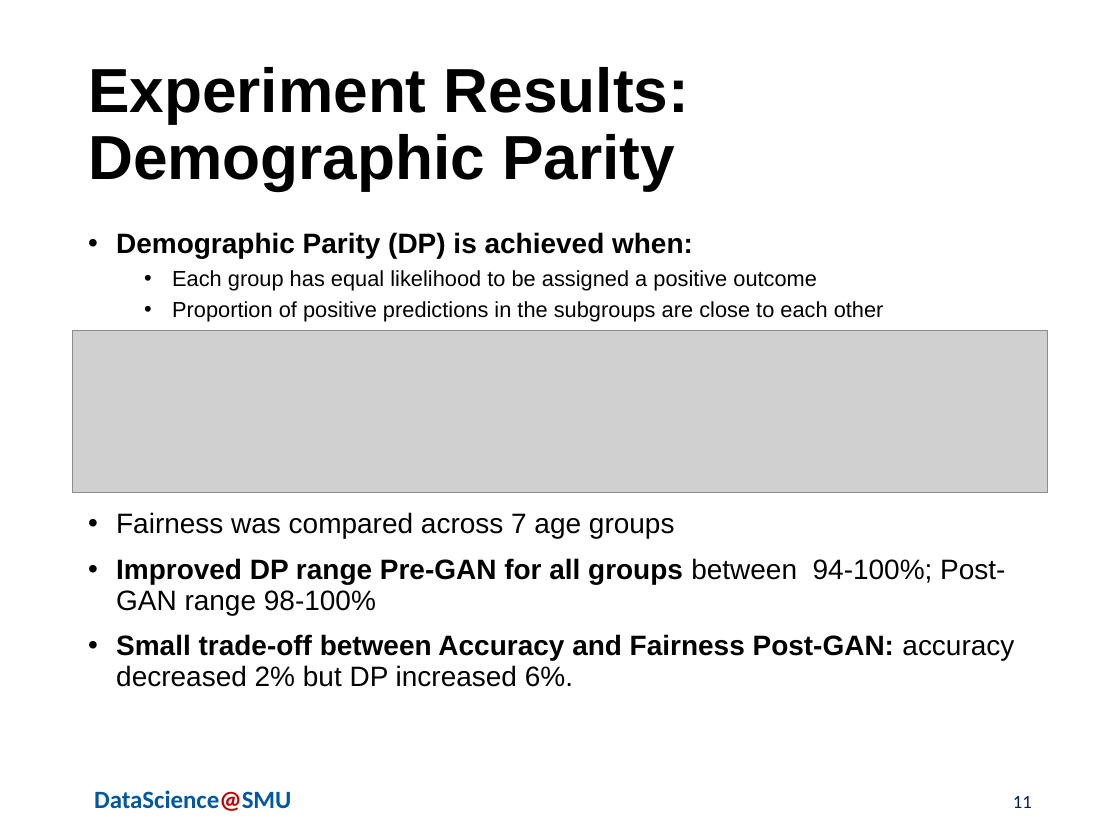
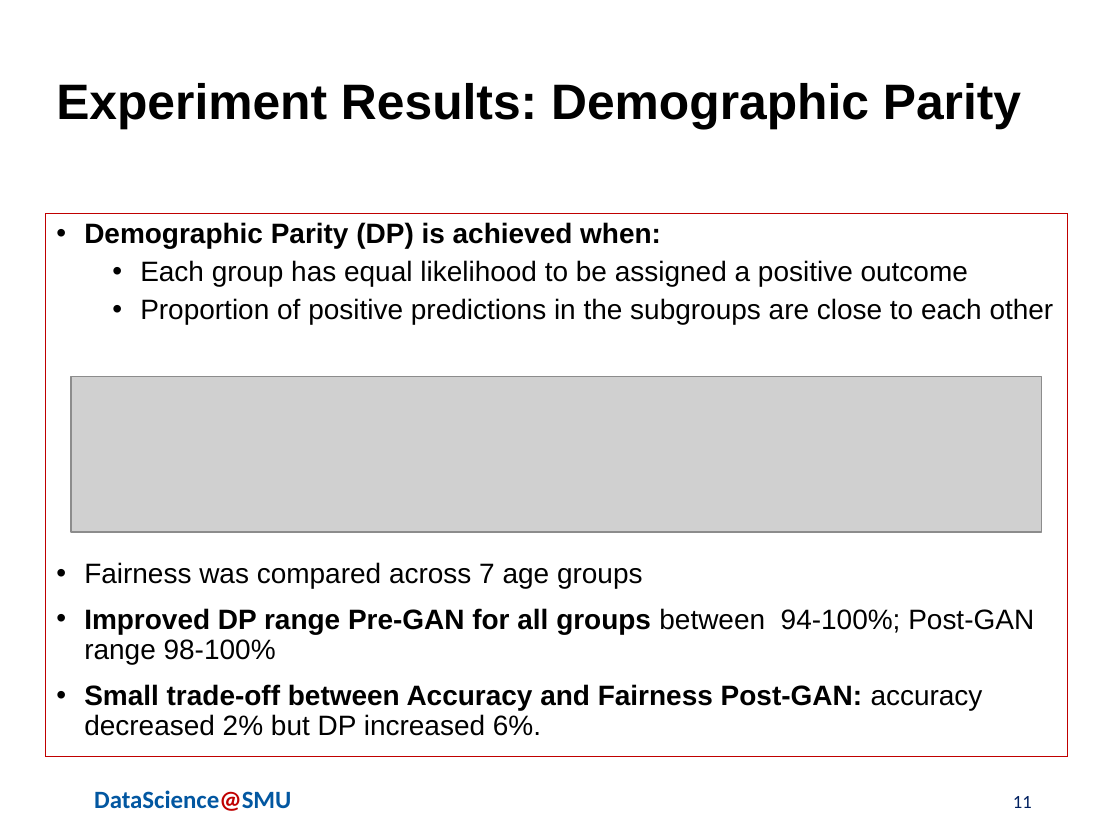
Before and after one commit to skhayden/Reducing-Age-Bias-in-Machine-Learning-An-Algorithmic-Approach, a slide deck: slide 11 of Hayden_deAlford_Wittlin_AdversarialBiasPresentationFINAL7.17.20.pptx. Drawn at 1120x840 pixels with LibreOffice and Linux fonts; fonts in the diff are those of the drawing; grey boxes stand for pictures; background and template pictures are left out. Boxes give left, top, right and bottom in pixels: in the first picture for what was removed or moved away, otherwise in the second. Text is boxed around its words. In the diff, an @@ line names an element or a change of style, - is before the commit and + after.

Commit message:
Update Hayden_deAlford_Wittlin_AdversarialBiasPresentationFINAL7.17.20.pptx
solanges boxex back on results slides

```diff
--- a/Hayden_deAlford_Wittlin_AdversarialBiasPresentationFINAL7.17.20.pptx
+++ b/Hayden_deAlford_Wittlin_AdversarialBiasPresentationFINAL7.17.20.pptx
@@ title "Experiment Results: Demographic Parity": place and size @@
-title "Experiment Results: Demographic Parity" at <box>88,67,689,190</box>
+title "Experiment Results: Demographic Parity" at <box>56,83,1021,130</box>
@@ title "Experiment Results: Demographic Parity" at <box>56,83,1021,130</box>: size 40 to 32 pt @@
@@ text "Demographic Parity (DP) is achieved ...": place and size @@
-text "Demographic Parity (DP) is achieved ..." at <box>116,232,1014,687</box>
+text "Demographic Parity (DP) is achieved ..." at <box>45,214,1067,757</box>
@@ text "Demographic Parity (DP) is achieved ..." at <box>45,214,1067,757</box>: outline none to #C00000 0.75 pt @@
@@ text at <box>140,260,1054,324</box>: size 14 to 18 pt in "Each group has equal likelihood to be ...", "Proportion of positive predictions in the subgroups ..." @@
@@ picture: place and size @@
-picture at <box>73,330,1047,493</box>
+picture at <box>71,377,1040,533</box>
```
Also in this commit, not shown: 4 other slides changed.
